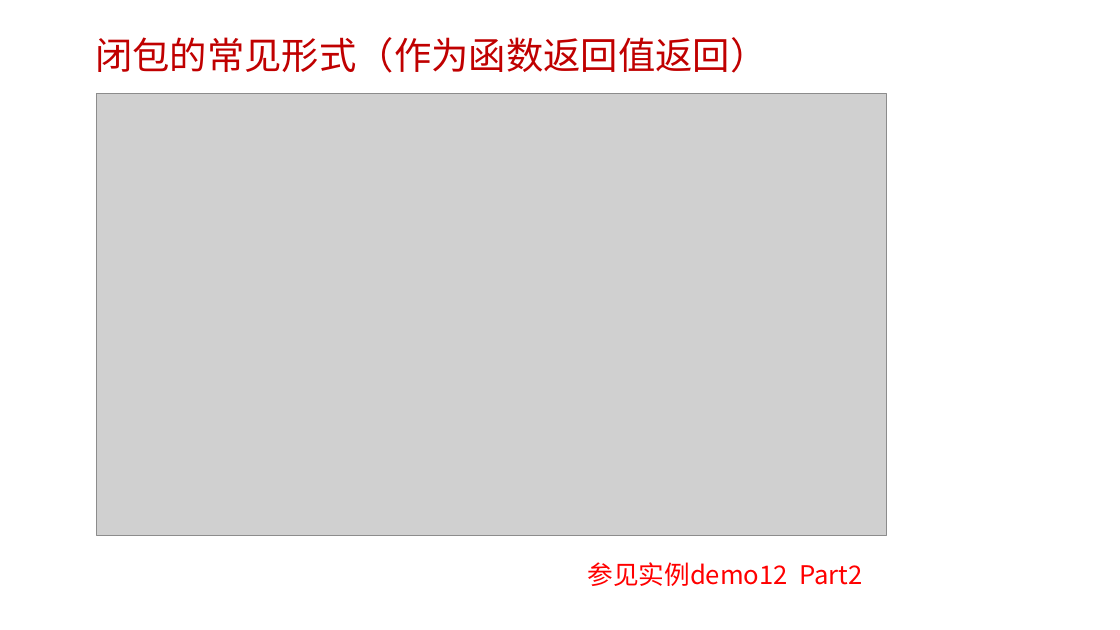
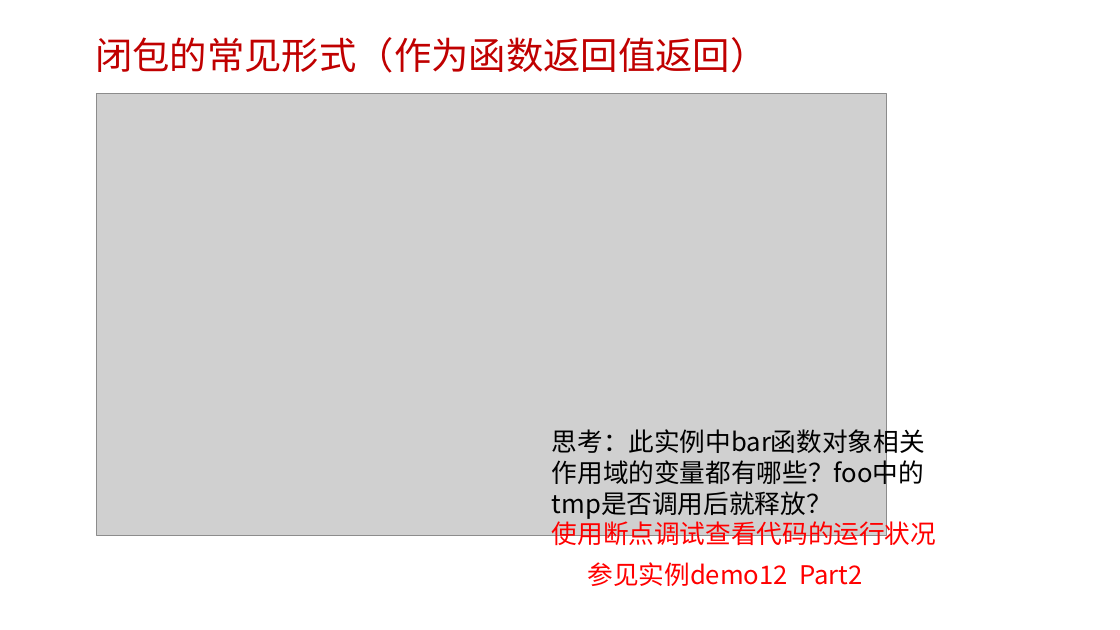
Before and after one commit to edu2act/course-javascript-advanced, a slide deck: slide 37 of 课程PPT/05.JavaScript函数进阶二.pptx. Drawn at 1120x630 pixels with LibreOffice and Linux fonts; fonts in the diff are those of the drawing; grey boxes stand for pictures; background and template pictures are left out. Boxes give left, top, right and bottom in pixels: in the first picture for what was removed or moved away, otherwise in the second. Text is boxed around its words. In the diff, an @@ line names an element or a change of style, - is before the commit and + after.

```diff
--- a/课程PPT/05.JavaScript函数进阶二.pptx
+++ b/课程PPT/05.JavaScript函数进阶二.pptx
@@ text added at box(552, 425, 936, 550), 22 pt, text #000000 @@
+思考：此实例中bar函数对象相关作用域的变量都有哪些？foo中的tmp是否调用后就释放？
+使用断点调试查看代码的运行状况
```
Also in this commit, not shown: 7 other slides changed, 5 other files.
